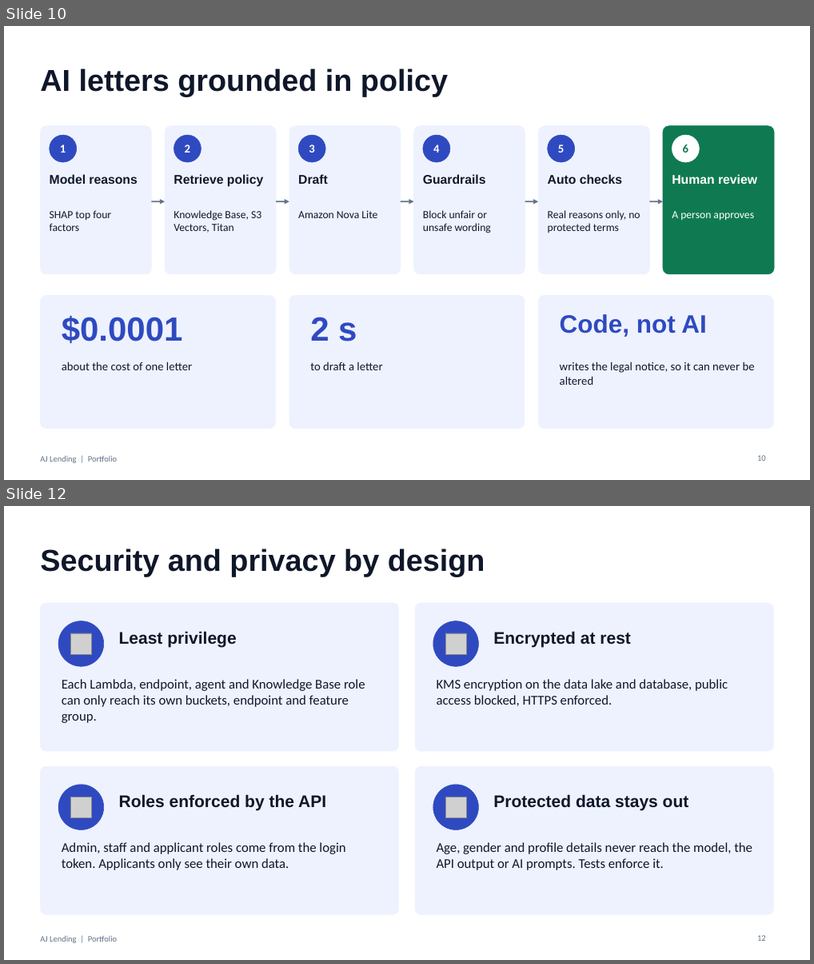
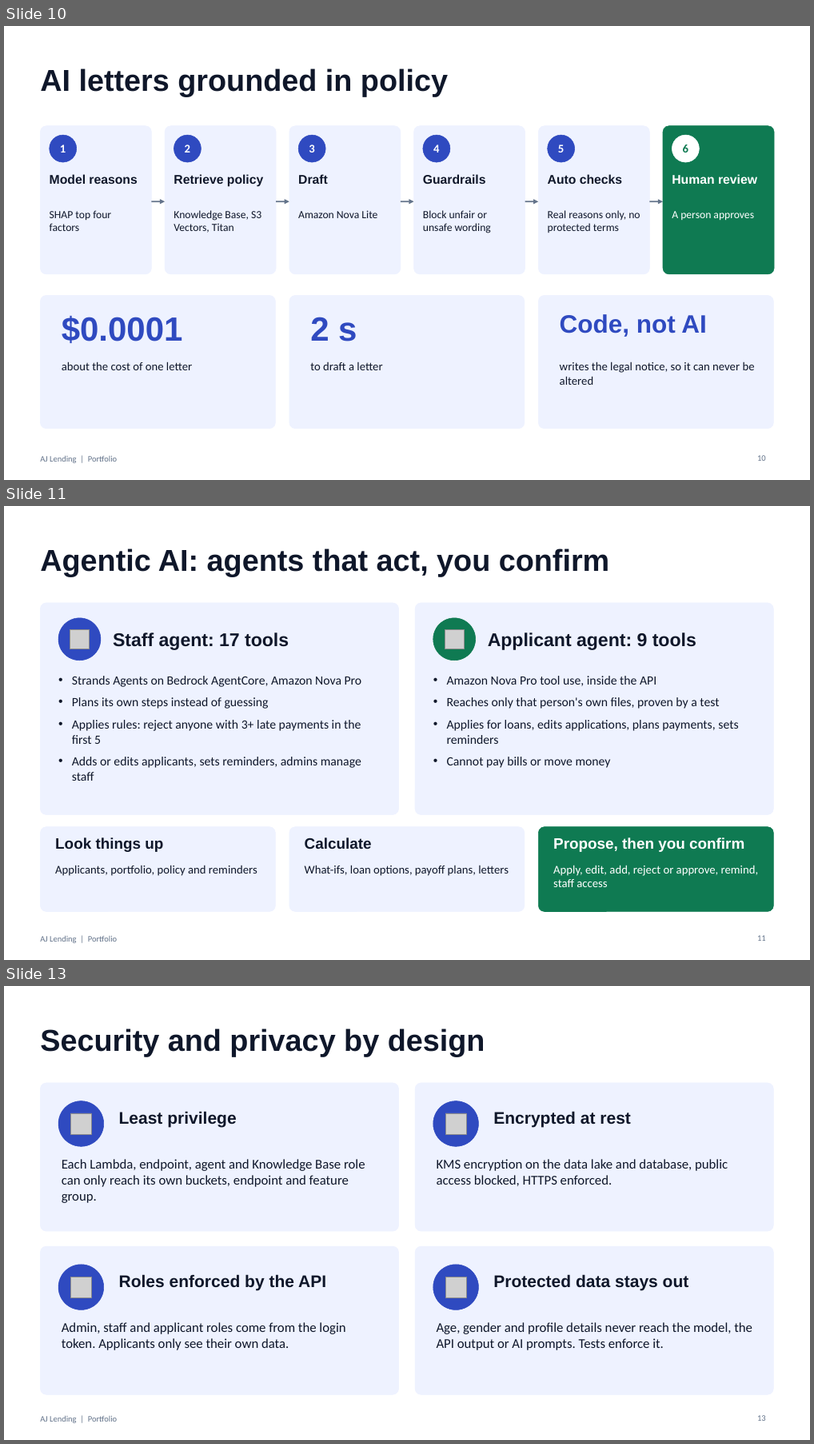
Before and after one commit to jyothsnaanne/AJ-Lending-showcase-, a slide deck: docs/AJ_Lending_Portfolio.pptx. Shown one above the other, each under a label of ours: slides 10 and 12 before the commit, slides 10, 11 and 13 after it; the slides between them are not shown. The pictures are 814x964 and 814x1444 pixels, drawn with LibreOffice and Linux fonts; fonts in the diff are those of the drawing; grey boxes stand for pictures. Boxes give left, top, right and bottom in pixels: in the first picture for what was removed or moved away, otherwise in the second. Text is boxed around its words. In the diff, an @@ line names an element or a change of style, - is before the commit and + after.

```diff
--- a/docs/AJ_Lending_Portfolio.pptx
+++ b/docs/AJ_Lending_Portfolio.pptx
@@ slide 11 added at (4,506,810,960), background #FFFFFF; not listed: 1 template element that a slide beside it also shows @@
@@ title added at (40,548,610,576), 36 pt, text #0F172A, bold @@
+Agentic AI: agents that act, you confirm
@@ rounded rectangle added at (40,603,399,815), fill #EEF2FF, outline #EEF2FF 0.5 pt @@
@@ ellipse added at (58,618,101,660), fill #2F4AC0, outline #2F4AC0 0.5 pt @@
@@ rounded rectangle added at (415,603,774,815), fill #EEF2FF, outline #EEF2FF 0.5 pt @@
@@ ellipse added at (434,618,476,660), fill #0F7A52, outline #0F7A52 0.5 pt @@
@@ picture added at (70,629,90,648) @@
@@ text added at (113,632,289,650), 22 pt, text #0F172A, bold @@
+Staff agent: 17 tools
@@ picture added at (445,629,464,648) @@
@@ text added at (488,632,697,650), 22 pt, text #0F172A, bold @@
+Applicant agent: 9 tools
@@ text added at (72,676,362,780), 15 pt, text #0F172A @@
+• Strands Agents on Bedrock AgentCore, Amazon Nova Pro
+• Plans its own steps instead of guessing
+• Applies rules: reject anyone with 3+ late payments in the first 5
+• Adds or edits applicants, sets reminders, admins manage staff
@@ text added at (447,676,738,768), 15 pt, text #0F172A @@
+• Amazon Nova Pro tool use, inside the API
+• Reaches only that person's own files, proven by a test
+• Applies for loans, edits applications, plans payments, sets reminders
+• Cannot pay bills or move money
@@ rounded rectangle added at (40,827,276,912), fill #EEF2FF, outline #EEF2FF 0.5 pt @@
@@ text added at (55,837,163,852), 18 pt, text #0F172A, bold @@
+Look things up
@@ rounded rectangle added at (290,827,525,912), fill #EEF2FF, outline #EEF2FF 0.5 pt @@
@@ text added at (305,837,372,848), 18 pt, text #0F172A, bold @@
+Calculate
@@ rounded rectangle added at (538,827,774,912), fill #0F7A52, outline #0F7A52 0.5 pt @@
@@ text added at (554,837,745,852), 18 pt, text #FFFFFF, bold @@
+Propose, then you confirm
@@ text added at (55,864,258,876), 14 pt, text #0F172A @@
+Applicants, portfolio, policy and reminders
@@ text added at (305,864,509,876), 14 pt, text #0F172A @@
+What-ifs, loan options, payoff plans, letters
@@ text added at (554,864,759,887), 14 pt, text #FFFFFF @@
+Apply, edit, add, reject or approve, remind, staff access
@@ page number added at (758,935,766,940), 10 pt, text #64748B @@
+11
@@ what was slide 12 is now slide 13 @@
```
Also in this commit, not shown: 6 slides changed, 1 other slide added, 2 slides removed, 2 other files.
